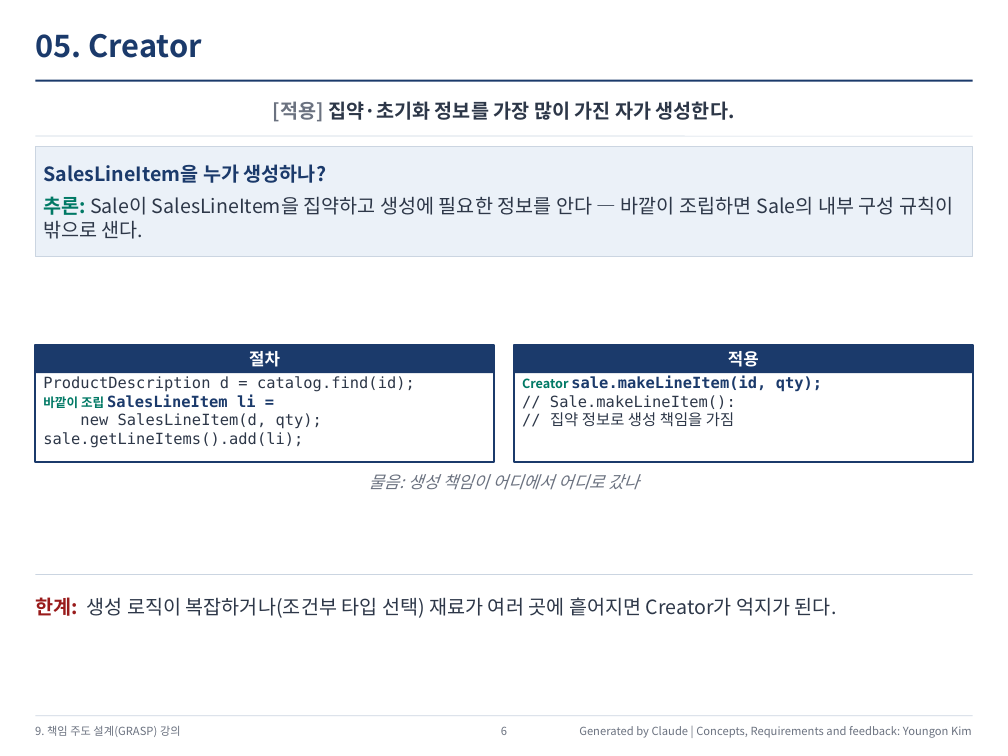
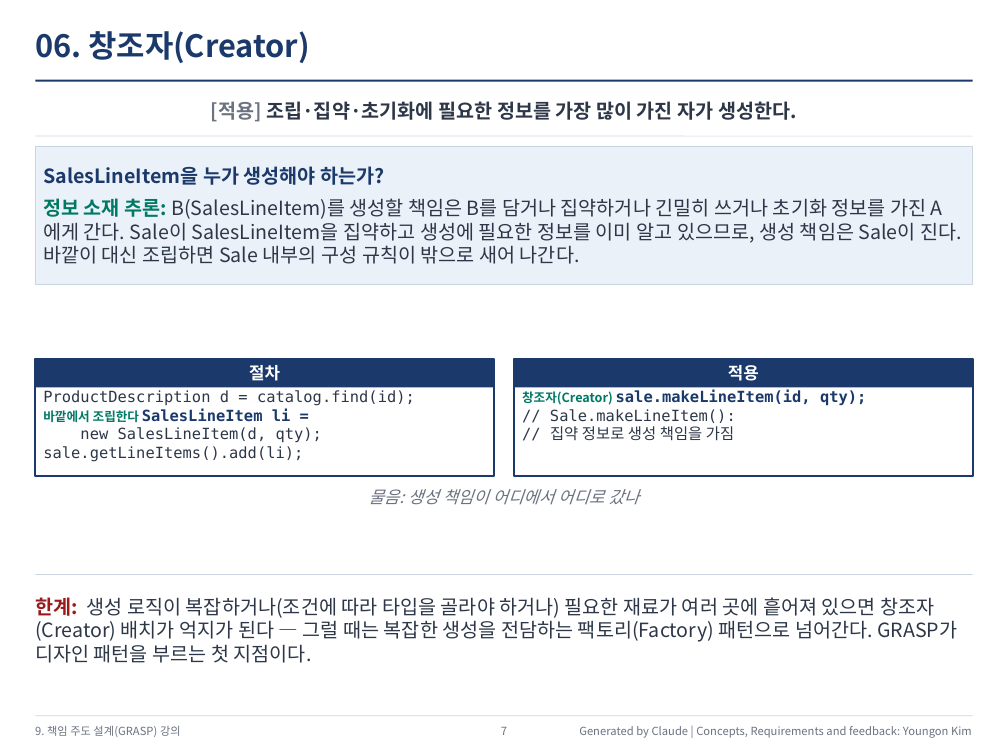
Before and after one commit to YoungSan77/TrainingMaterials, a slide deck: slide 7 of courses/ooad/out/Course_Session09_Output.pptx (slide 6 before the commit). Drawn at 1008x756 pixels with LibreOffice and Linux fonts; fonts in the diff are those of the drawing. Boxes give left, top, right and bottom in pixels: in the first picture for what was removed or moved away, otherwise in the second. Text is boxed around its words. In the diff, an @@ line names an element or a change of style, - is before the commit and + after.

```diff
--- a/courses/ooad/out/Course_Session09_Output.pptx
+++ b/courses/ooad/out/Course_Session09_Output.pptx
@@ text at (35,31,309,63): text changed @@
-05. Creator
+06. 창조자(Creator)
@@ text at (211,101,797,122): text changed @@
-[적용] 집약·초기화 정보를 가장 많이 가진 자가 생성한다.
+[적용] 조립·집약·초기화에 필요한 정보를 가장 많이 가진 자가 생성한다.
@@ rectangle "SalesLineItem을 누가 생성해야 하는가?": place and size @@
-rectangle "SalesLineItem을 누가 생성해야 하는가?" at (35,146,973,257)
+rectangle "SalesLineItem을 누가 생성해야 하는가?" at (35,146,973,285)
@@ text in rectangle at (43,166,962,264): text changed @@
-SalesLineItem을 누가 생성하나?
-추론: Sale이 SalesLineItem을 집약하고 생성에 필요한 정보를 안다 — 바깥이 조립하면 Sale의 내부 구성 규칙이 밖으로 샌다.
+SalesLineItem을 누가 생성해야 하는가?
+정보 소재 추론: B(SalesLineItem)를 생성할 책임은 B를 담거나 집약하거나 긴밀히 쓰거나 초기화 정보를 가진 A에게 간다. Sale이 SalesLineItem을 집약하고 생성에 필요한 정보를 이미 알고 있으므로, 생성 책임은 Sale이 진다. 바깥이 대신 조립하면 Sale 내부의 구성 규칙이 밖으로 새어 나간다.
@@ 4 rectangles, 3 texts: place and size @@
-4 rectangles, 3 texts at (35,345,973,490)
+4 rectangles, 3 texts at (35,359,973,505)
@@ text at (43,408,291,422): text changed @@
-바깥이 조립 SalesLineItem li =
+바깥에서 조립한다 SalesLineItem li =
@@ text at (522,390,866,406): text changed @@
-Creator sale.makeLineItem(id, qty);
+창조자(Creator) sale.makeLineItem(id, qty);
@@ text at (35,597,957,663): text changed @@
-한계: 생성 로직이 복잡하거나(조건부 타입 선택) 재료가 여러 곳에 흩어지면 Creator가 억지가 된다.
+한계: 생성 로직이 복잡하거나(조건에 따라 타입을 골라야 하거나) 필요한 재료가 여러 곳에 흩어져 있으면 창조자(Creator) 배치가 억지가 된다 — 그럴 때는 복잡한 생성을 전담하는 팩토리(Factory) 패턴으로 넘어간다. GRASP가 디자인 패턴을 부르는 첫 지점이다.
@@ text at (501,727,507,735): text changed @@
-6
+7
```
Also in this commit, not shown: 11 other slides changed, 1 slide added, 2 other files.
